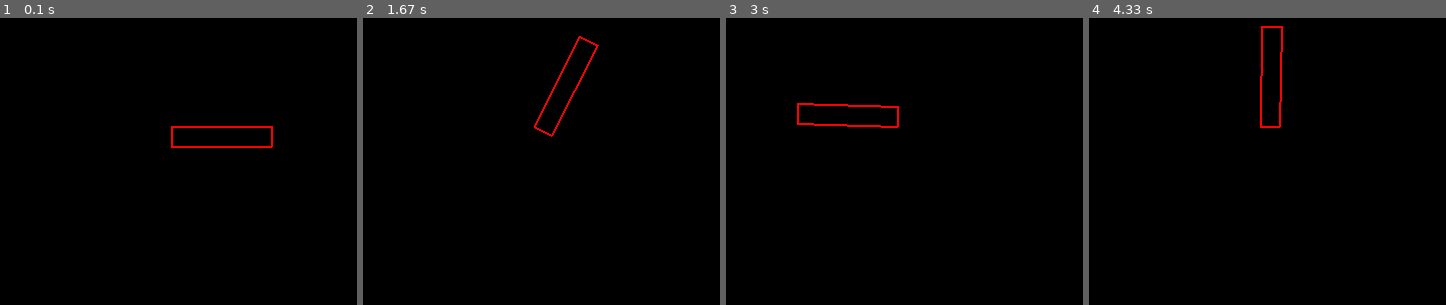
Above: before the commit, frames 1-4 (left to right).
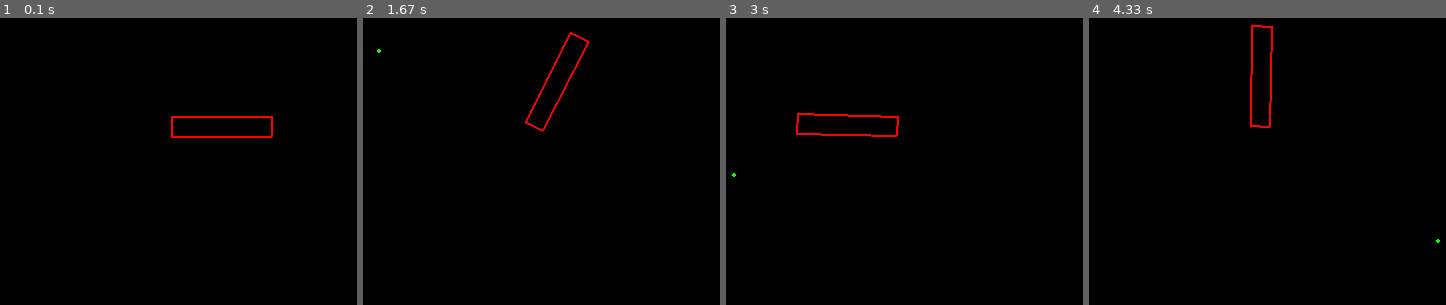
Above: after the commit, the same moments.

Repository: DoYouEvenStackSmash/planning-algorithms-exercises
Game: pygame game, started from src/pygame-prep/rigid_body_rotation/point-set-rotation.py
Same seed, same stepped clock (60 frames per second), same inputs: the game is played once before the commit and once after it.
Inputs (mouse positions are in pixels of both pictures, inside the frame that each line leads up to):
- Up to frame 1 (0.1 s): no input
- Up to frame 2 (1.67 s): click (534, 127) at 0.38 s; click (377, 49) at 0.85 s
- Up to frame 3 (3 s): click (733, 175) at 2.72 s
- Up to frame 4 (4.33 s): click (1113, 29) at 3.05 s; click (1438, 241) at 3.72 s

The runs differ from the first frame. In frame 1, 0.8% of the frame differs, in the area x 47-77%, y 34-46%; in frame 2, 0.8%; in frame 3, 0.9%; in frame 4, 0.9%, in the area x 45-99%, y 2-79%.

Commit message:
updated point set rotation to center the figure

Diff:
--- a/src/pygame-prep/rigid_body_rotation/point-set-rotation.py
+++ b/src/pygame-prep/rigid_body_rotation/point-set-rotation.py
@@ -51,6 +51,8 @@
   for i in range(int(moves)):
     point_set = rotate(origin, rb.get_point_set(), cc_rotation_matrix)
     draw_polygon(screen, point_set)
+    pygame.draw.circle(screen,(0,255,0), (t_x, t_y), 2)
+    pygame.display.update()
     rb.set_point_set(point_set)
     time.sleep(0.01)
 
@@ -60,6 +62,10 @@
   o_x, o_y = origin
   return [(o_x, o_y), (o_x + length, o_y), (o_x + length, o_y + width), (o_x, o_y + width)]
 
+def create_rigid_body(origin, length, width):
+  o_x, o_y = origin
+  off_y = width/2
+  return [(o_x, o_y - off_y), (o_x + length, o_y - off_y), (o_x + length, o_y + off_y), (o_x, o_y + off_y)]
 
 
 def main():
@@ -68,7 +74,8 @@
   screen = create_display(w,h)
   origin = [250,250]
   length, width = 100, 20
-  ps = create_rectangle(origin, length, width)
+  # ps = create_rectangle(origin, length, width)
+  ps = create_rigid_body(origin, length, width)
   rb = RigidBody(origin, ps)
   draw_polygon(screen, ps)
 
